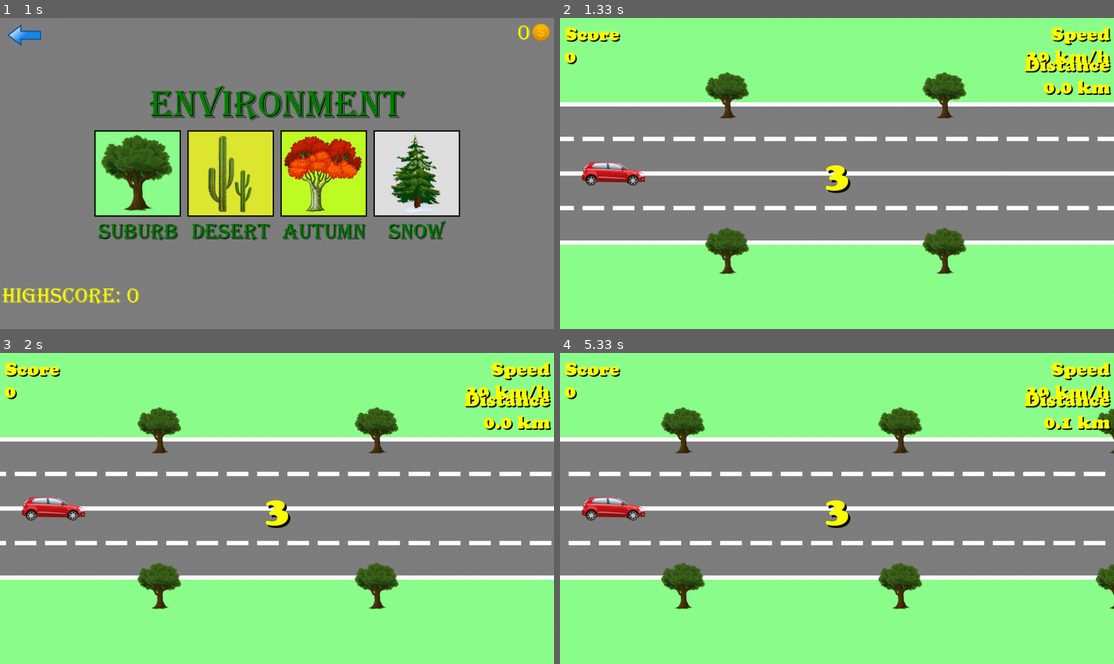
Above: before the commit, frames 1-4 (two rows, left to right).
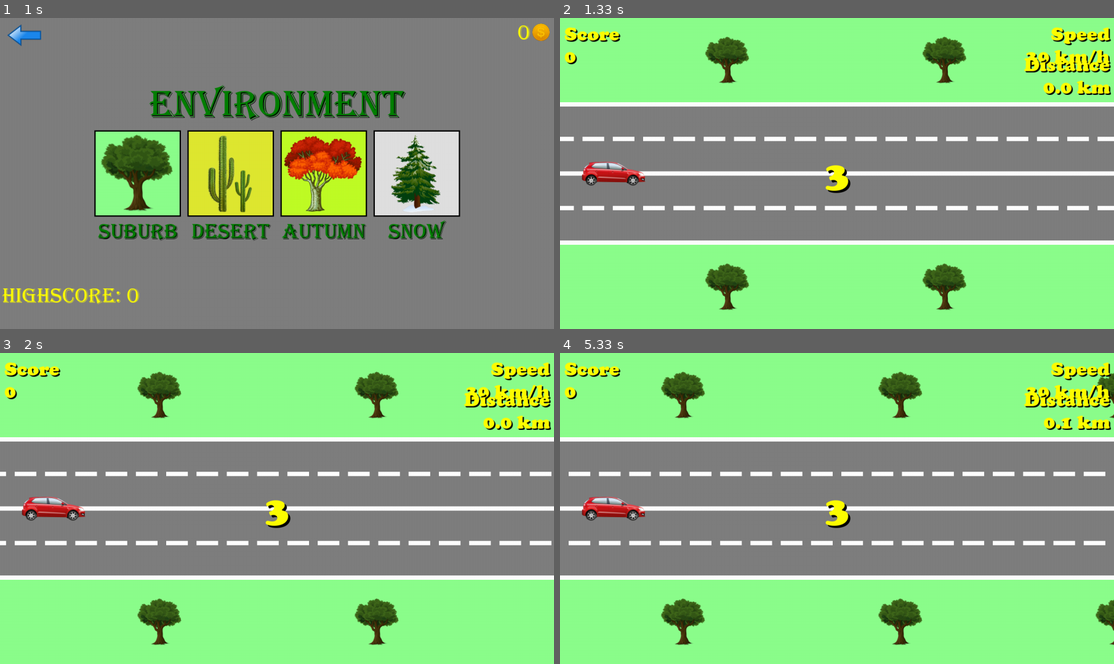
Above: after the commit, the same moments.

Repository: francis-clairicia/Traffic_Racing_2D
Game: pygame game, started from traffic_racing_2D.pyw
Same seed, same stepped clock (60 frames per second), same inputs: the game is played once before the commit and once after it.
Inputs (mouse positions are in pixels of both pictures, inside the frame that each line leads up to):
- Up to frame 1 (1 s): click (277, 161) at 0.38 s; click (504, 285) at 0.72 s
- Up to frame 2 (1.33 s): click (698, 173) at 1.05 s
- Up to frame 3 (2 s): no input
- Up to frame 4 (5.33 s): no input

Frame 1 is identical in both runs. In frame 2, 4.8% of the frame differs, in the area x 26-74%, y 5-94%; in frame 3, 4.8%; in frame 4, 5.6%, in the area x 18-100%, y 5-94%.

Commit message:
[FIX] Bug with screen resolution

Diff:
--- a/my_pygame/classes.py
+++ b/my_pygame/classes.py
@@ -306,7 +306,7 @@
 class ImageButton(Button):
 
     def __init__(self, master, image: Image, hover_img: Optional[Image] = None, active_img: Optional[Image] = None, show_bg=False, offset=3, **kwargs):
-        Button.__init__(self, master, str(), img=image, compound="center", **kwargs)
+        Button.__init__(self, master, " ", img=image, compound="center", **kwargs)
         self.default_img = self.img
         self.hover_img = hover_img
         self.active_img = active_img
--- a/sections/gameplay.py
+++ b/sections/gameplay.py
@@ -215,7 +215,7 @@
         Window.__init__(self, master=master, bg_music=master.bg_music)
         self.master = master
         self.bg = RectangleShape(*self.size, (0, 0, 0, 170))
-        self.text_score = Text(f"Your score\n{score}", (FONT["algerian"], 120), YELLOW, justify="center")
+        self.text_score = Text(f"Your score\n{score}", (FONT["algerian"], 90), YELLOW, justify="center")
         self.img_highscore = Image(IMG["new_high_score"], width=150)
         if score > SAVE["highscore"]:
             SAVE["highscore"] = score
@@ -249,7 +249,7 @@
         )
 
         params_for_all_buttons = {
-            "font": (FONT["algerian"], 80),
+            "font": (FONT["algerian"], 50),
             "bg": GREEN,
             "hover_bg": GREEN_LIGHT,
             "active_bg": GREEN_DARK,
@@ -402,8 +402,8 @@
         self.infos_time_100.move(left=10, bottom=self.road.top - 10)
         self.infos_time_opposite.move(left=10, top=self.road.bottom + 10)
         self.car.move(centery=self.road.centery, left=50)
-        self.env_up.move(centerx=self.centerx, centery=self.centery * 0.5)
-        self.env_down.move(centerx=self.centerx, centery=self.centery * 1.5)
+        self.env_up.move(centerx=self.centerx, centery=(self.top + self.road[0].top) / 2)
+        self.env_down.move(centerx=self.centerx, centery=(self.road[-1].bottom + self.bottom) / 2)
 
     def update(self):
         if self.paused:
--- a/traffic_racing_2D.pyw
+++ b/traffic_racing_2D.pyw
@@ -77,7 +77,7 @@
         self.logo.midtop = self.midtop
         self.menu_buttons.center = self.centerx, self.centery + self.menu_buttons[0].height
         self.button_credits.move(bottom=self.bottom - 50, left=self.left + 10)
-        self.show_fps(SAVE["fps"], font=("calibri", 30), bottom=self.bottom - 50, centerx=self.centerx)
+        self.show_fps(SAVE["fps"], font=("calibri", 30), top=self.top + 10, centerx=self.centerx)
 
     def set_grid(self):
         for button in self.menu_buttons:
